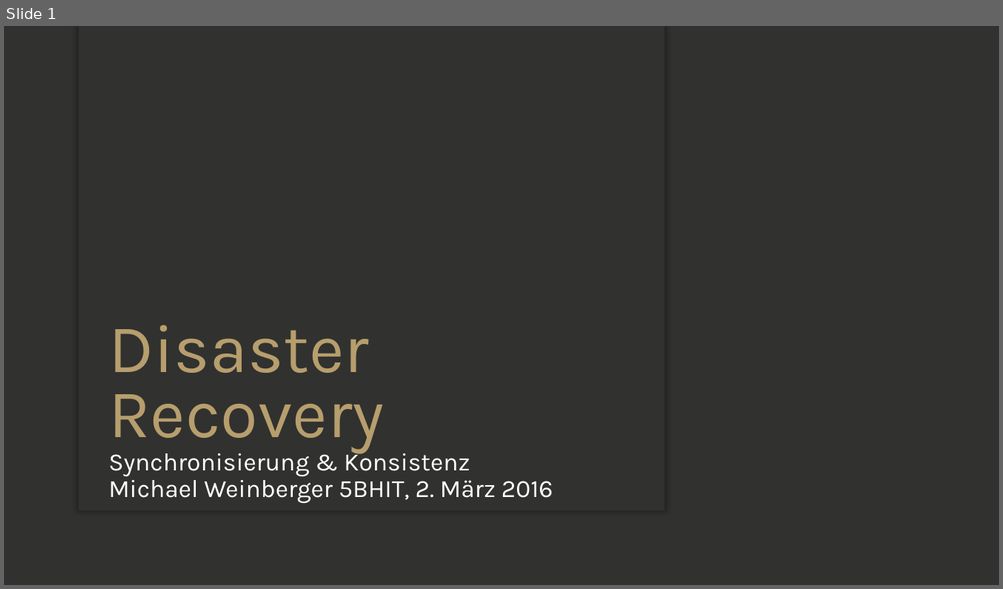
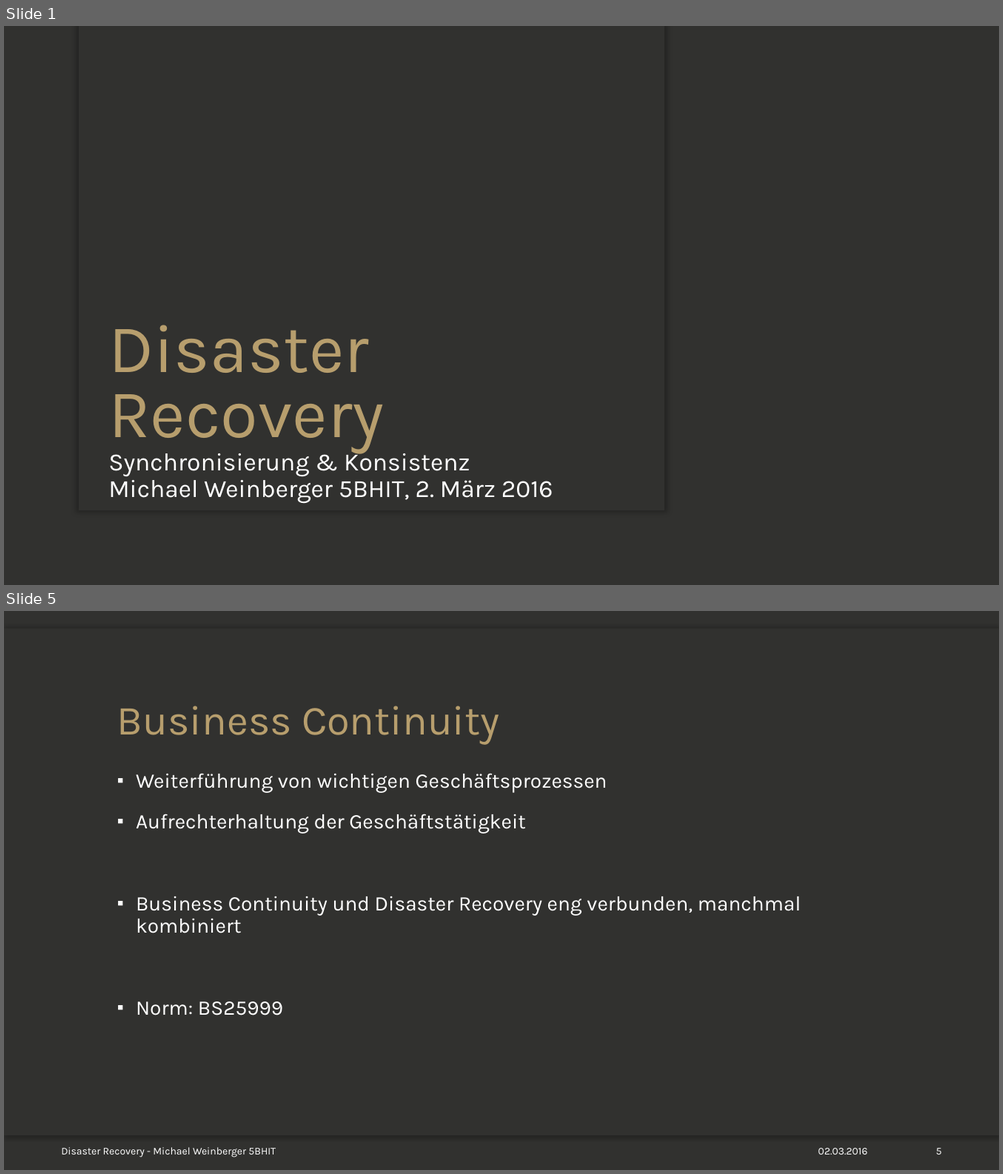
Before and after one commit to mweinberger-tgm/SYT-Referat, a slide deck: Disaster-Recovery_Weinb_5BHIT.pptx. Shown one above the other, each under a label of ours: slide 1 before the commit, slides 1 and 5 after it; the slides between them are not shown. The pictures are 1003x589 and 1003x1174 pixels, drawn with LibreOffice and Linux fonts; fonts in the diff are those of the drawing; background and template pictures are left out. Boxes give left, top, right and bottom in pixels: in the first picture for what was removed or moved away, otherwise in the second. Text is boxed around its words. In the diff, an @@ line names an element or a change of style, - is before the commit and + after.

```diff
--- a/Disaster-Recovery_Weinb_5BHIT.pptx
+++ b/Disaster-Recovery_Weinb_5BHIT.pptx
@@ slide 5 added at [4,611,999,1170], background picture (left out) @@
@@ rectangle added at [4,628,999,665], fill #31312F @@
@@ rectangle added at [4,628,999,1136], fill #31312F @@
@@ title added at [117,706,500,745], 40 pt, text #B79E6D @@
+Business Continuity
@@ text added at [136,773,800,1016], 20 pt, text #FFFFFF @@
+▪ Weiterführung von wichtigen Geschäftsprozessen
+▪ Aufrechterhaltung der Geschäftstätigkeit
+▪ Business Continuity und Disaster Recovery eng verbunden, manchmal kombiniert
+▪ Norm: BS25999
@@ rectangle added at [4,1099,999,1136], fill #31312F @@
@@ text added at [61,1147,276,1158], 10 pt, text #FFFFFF @@
+Disaster Recovery - Michael Weinberger 5BHIT
@@ text added at [818,1148,868,1155], 10 pt, text #FFFFFF @@
+02.03.2016
@@ page number added at [936,1148,942,1155], 10 pt, text #FFFFFF @@
+5
```
Also in this commit, not shown: 2 slides changed, 16 other slides added, 1 other file.
